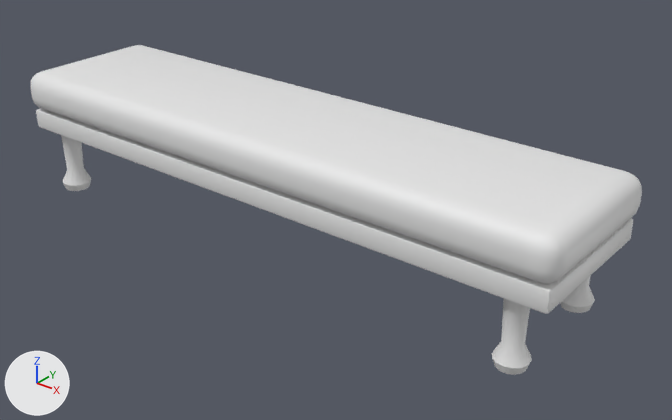
The glTF model hub/models/bench.glb: old version first, new version second.
Both versions are drawn from a 50 mm camera at (2.1, -2.38, 1.66) aimed at (0.15, 0.06, 0.15). The lights are fixed; the arrows at lower left show +X, +Y and +Z. The picture after the commit comes second. Objects named as collision shapes, trigger or cutter boxes, shadow casters or lower levels of detail are left out. Vertices at exactly the same position are counted once.

Script lines for the objects in view, before the commit:
```python
me_bench = bpy.data.meshes.new('bench')
me_bench.from_pydata(...)  # 532 vertices, 1040 faces; spans x -1.2..1.2, y -0.31..0.31, z 0.0..0.5
# faces by material slot: [300, 108, 632]
me_bench.materials.append(mat_velvet)  # white #e7e7e7
me_bench.materials.append(mat_ebony)  # white #e7e7e7
me_bench.materials.append(mat_brass)  # white #e7e7e7
ob_bench = bpy.data.objects.new('bench', me_bench)
ob_bench.location = (0.0, 0.0, 0.0)
```
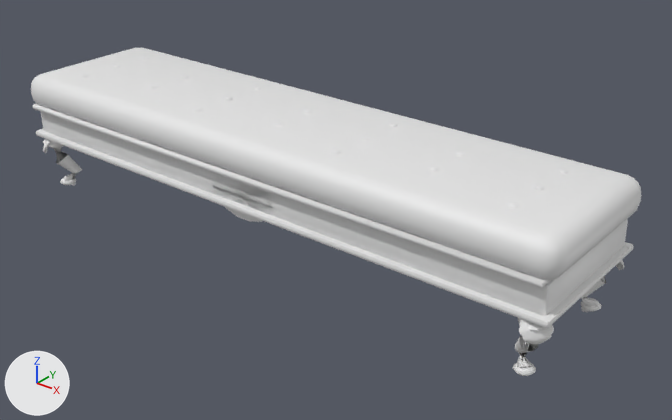
Where the change shows, as pixel boxes [x1, y1, x2, y2] in the pictures (672 x 420 px; the box of a moved part takes in the faces that stretch with it):
'bench', reshaped
    before: [30, 45, 642, 375]
    after: [31, 47, 642, 376]
part 1 of me_bench, moved or reshaped
    before: [36, 108, 633, 314]
    after: [36, 129, 633, 328]
part 2 of me_bench, added
    after: [60, 178, 76, 185]
part 3 of me_bench, added
    after: [513, 363, 536, 376]
part 4 of me_bench, added
    after: [581, 300, 602, 312]
part 5 of me_bench, added
    after: [41, 112, 628, 315]
part 6 of me_bench, added
    after: [31, 47, 642, 281]
part 7 of me_bench, added
    after: [43, 140, 51, 153]
part 8 of me_bench, added
    after: [519, 319, 554, 345]
part 9 of me_bench, added
    after: [616, 260, 624, 270]
part 10 of me_bench, added
    after: [214, 175, 273, 222]
part 11 of me_bench, moved or reshaped
    before: [30, 45, 642, 375]
    after: [33, 103, 606, 367]

The change, as a list of edits to the scene's bpy script:
```text
Change me_bench:
    used by ob_bench; location = (0.0, 0.0, 0.0)
    remove me_bench.from_pydata(...)  # 532 vertices, 1040 faces; spans x -1.2..1.2, y -0.31..0.31, z 0.0..0.5
    add me_bench.from_pydata(...)  # 1746 vertices, 3340 faces; spans x -1.2..1.2, y -0.31..0.31, z 0.0..0.5
    me_bench part 1: the loose piece of 56 vertices spanning x -1.18..1.18, y -0.29..0.29, z 0.26..0.34 is scaled about its middle by (1.01, 1.04, 0.208), then moved by (0.0, 0.0, -0.07), in mat_brass (white #e7e7e7)
    me_bench part 2: a new loose piece, a UV sphere (10 segments, 4 rings, poles along z) spanning x -1.135..-1.065, y -0.263..-0.197, z 0.0..0.03, in mat_brass (white #e7e7e7)
    me_bench part 3: a new loose piece, a UV sphere (10 segments, 4 rings, poles along z) spanning x 1.065..1.135, y -0.263..-0.197, z 0.0..0.03, in mat_brass (white #e7e7e7)
    me_bench part 4: a new loose piece, a UV sphere (10 segments, 4 rings, poles along z) spanning x 1.065..1.135, y 0.197..0.263, z 0.0..0.03, in mat_brass (white #e7e7e7)
    me_bench part 5: the loose piece of 56 vertices spanning x -1.18..1.18, y -0.29..0.29, z 0.26..0.34 is copied, and the copy is scaled about its middle by (0.987, 0.945, 1.42), then moved by (0.0, 0.0, -0.01); it spans x -1.17..1.17, y -0.28..0.28, z 0.23..0.35
    me_bench part 6: a new loose piece of 152 vertices spanning x -1.2..1.2, y -0.31..0.31, z 0.35..0.49, in mat_velvet (white #e7e7e7)
    me_bench part 7: a new loose piece of 138 vertices spanning x -1.18..-1.1, y -0.31..-0.23, z 0.15..0.24, in mat_brass (white #e7e7e7)
    me_bench part 8: a new loose piece of 138 vertices spanning x 1.1..1.18, y -0.31..-0.23, z 0.15..0.24, in mat_brass (white #e7e7e7)
    me_bench part 9: a new loose piece of 138 vertices spanning x 1.1..1.18, y 0.23..0.31, z 0.15..0.24, in mat_brass (white #e7e7e7)
    me_bench part 10: a new loose piece of 44 vertices spanning x -0.14..0.14, y -0.28..-0.25, z 0.19..0.37, in mat_brass (white #e7e7e7)
    me_bench part 11: 4 vertices moved within x -1.1..1.1, y -0.2..0.2, z 0.0; 464 vertices removed from x -1.2..1.2, y -0.31..0.31, z 0.0..0.5; 234 vertices added at x -1.17..1.17, y -0.31..0.31, z 0.0..0.37
    other edits to the shape of me_bench do not show in these pictures
```
